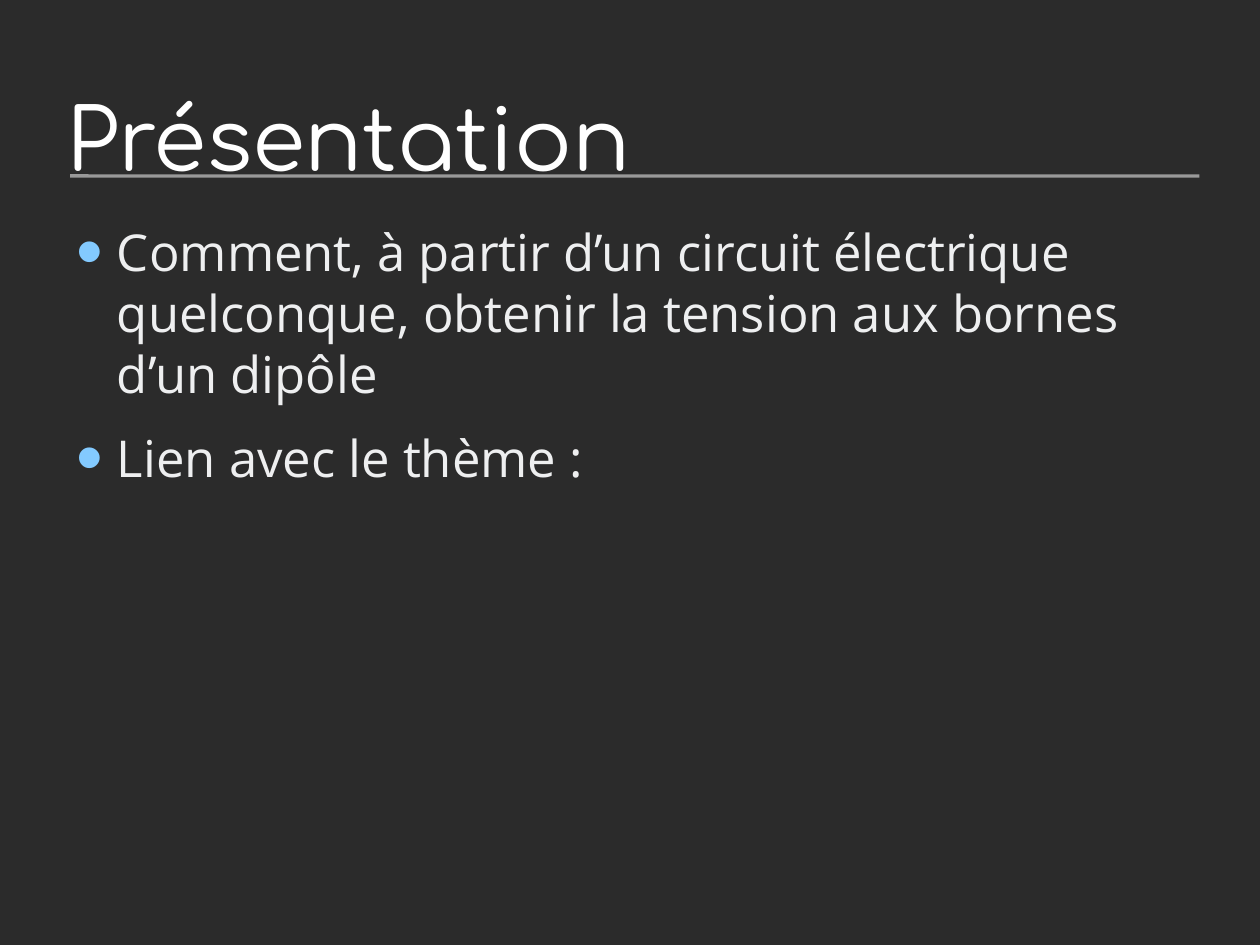
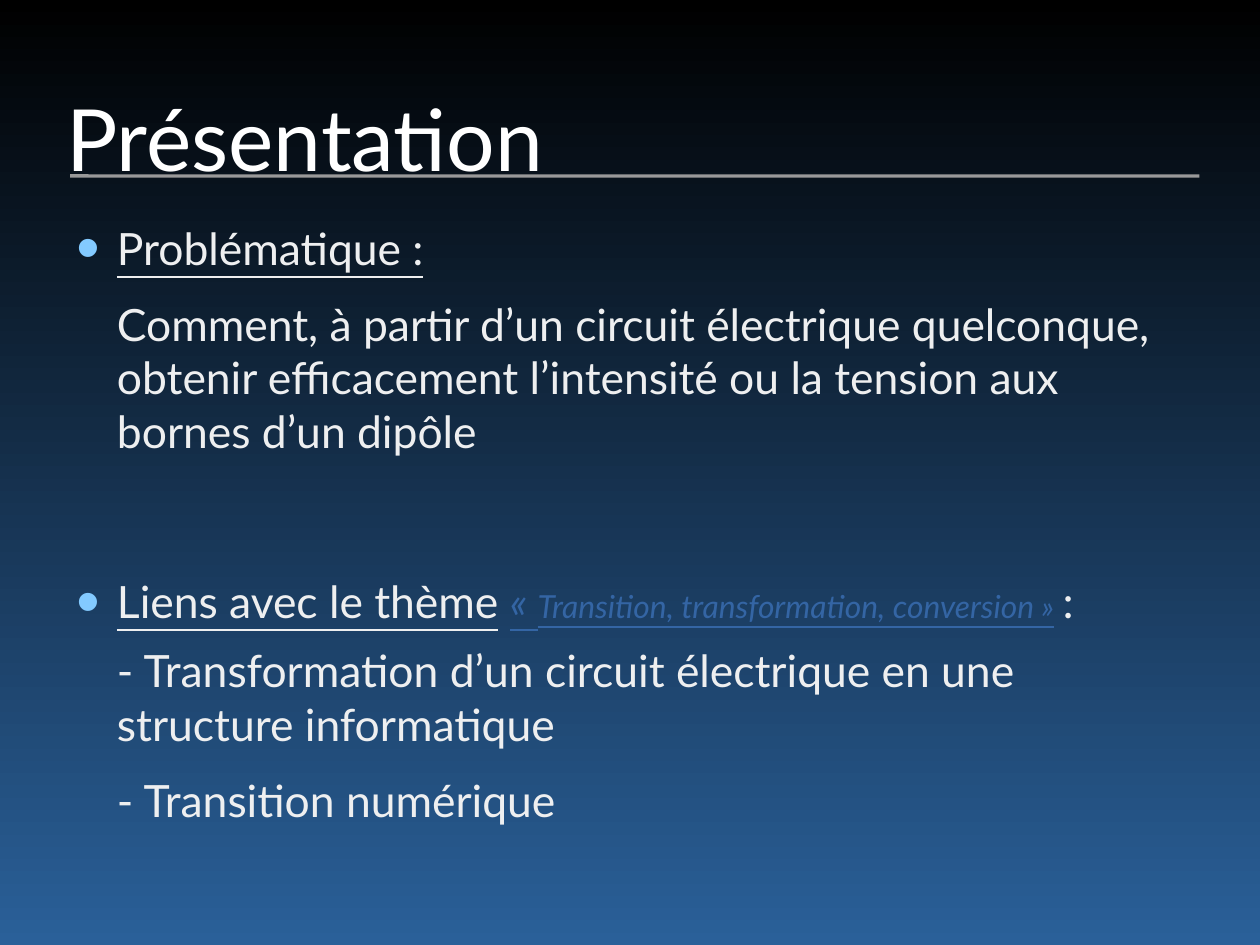
Before and after one commit to JulesJux/TIPE, a slide deck: slide 3 of journal_de_bord/diapofinal.odp. Drawn at 1260x945 pixels with LibreOffice and Linux fonts; fonts in the diff are those of the drawing; background and template pictures are left out; a plain dark background stands for a picture behind light text. Boxes give left, top, right and bottom in pixels: in the first picture for what was removed or moved away, otherwise in the second. Text is boxed around its words. In the diff, an @@ line names an element or a change of style, - is before the commit and + after.

```diff
--- a/journal_de_bord/diapofinal.odp
+++ b/journal_de_bord/diapofinal.odp
@@ background picture (left out) to gradient #000000 to #2A6099 @@
@@ title "Présentation" at <box>66,108,543,178</box>: font Comfortaa to Lato @@
@@ text at <box>117,232,1149,825</box>: text changed; size 32 to 28 pt; font Open Sans to Lato @@
-• Comment, à partir d’un circuit électrique quelconque, obtenir la tension aux bornes d’un dipôle
-• Lien avec le thème :
+• Problématique :
+Comment, à partir d’un circuit électrique quelconque, obtenir efficacement l’intensité ou la tension aux bornes d’un dipôle
+• Liens avec le thème « Transition, transformation, conversion » :
+- Transformation d’un circuit électrique en une structure informatique
+- Transition numérique
```
Also in this commit, not shown: 2 other slides changed, 8 slides added, 4 slides removed, 15 other files.
